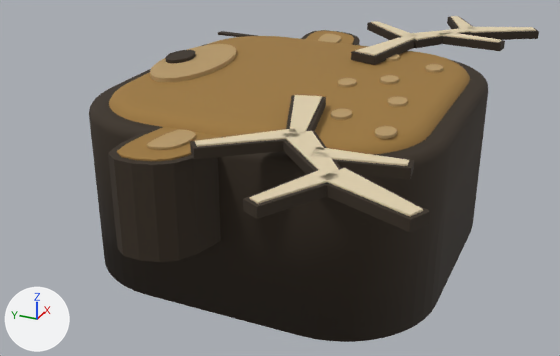
One commit to the FBX model assets/skins/roblox/corpo/individual/body_cervo.fbx: the scene before it, then after it.
Both versions are drawn from a 50 mm camera at (-7.93, -3.34, 3.65) aimed at (-0.21, 0.13, -0.2). The axes (+X, +Y, +Z) are drawn at lower left. The lights are the same throughout. The picture after the commit comes second. Where no turn or scale is listed for an object, it has been applied to the vertices.

The scene before the commit, as lines of its bpy script (objects in view):
```python
me_body_cervo_corpo_001 = bpy.data.meshes.new('body_cervo_corpo.001')
me_body_cervo_corpo_001.from_pydata(...)  # 1520 vertices, 2876 faces; spans x -3.37..3.37, y -2.28..2.0, z -1.0..1.13
me_body_cervo_corpo_001.materials.append(mat_corpo_palette)  # picture img_corpo_palette_png
ob_body_cervo_corpo = bpy.data.objects.new('body_cervo_corpo', me_body_cervo_corpo_001)
ob_body_cervo_corpo.location = (0.0, 0.0, 0.0)
```
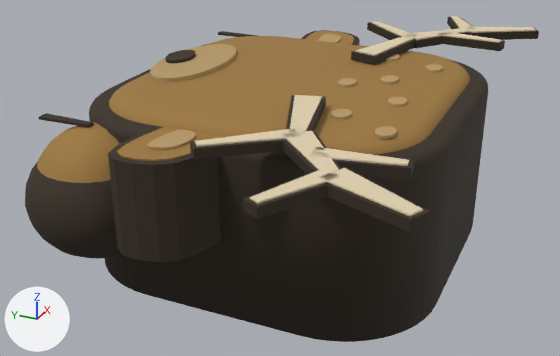
Location of each change, (x1, y1, x2, y2) in pixels of the pictures (560 x 356 px):
```json
{"object": "body_cervo_mao_esq", "change": "added", "after": [25, 113, 122, 259], "on screen": "brown"}
```

Scene script edits in JSON lines:
```json
{"op": "add", "block": "me_body_cervo_mao_esq_001", "code": ["me_body_cervo_mao_esq_001 = bpy.data.meshes.new('body_cervo_mao_esq.001')", "me_body_cervo_mao_esq_001.from_pydata(...)  # 540 vertices, 1068 faces; spans x -0.75..0.75, y -0.75..0.75, z -0.77..0.68", "me_body_cervo_mao_esq_001.materials.append(mat_corpo_palette)  # picture img_corpo_palette_png"]}
{"op": "add", "block": "ob_body_cervo_mao_esq", "code": ["ob_body_cervo_mao_esq = bpy.data.objects.new('body_cervo_mao_esq', me_body_cervo_mao_esq_001)", "ob_body_cervo_mao_esq.location = (-1.95, 1.45, 0.2)"]}
```
